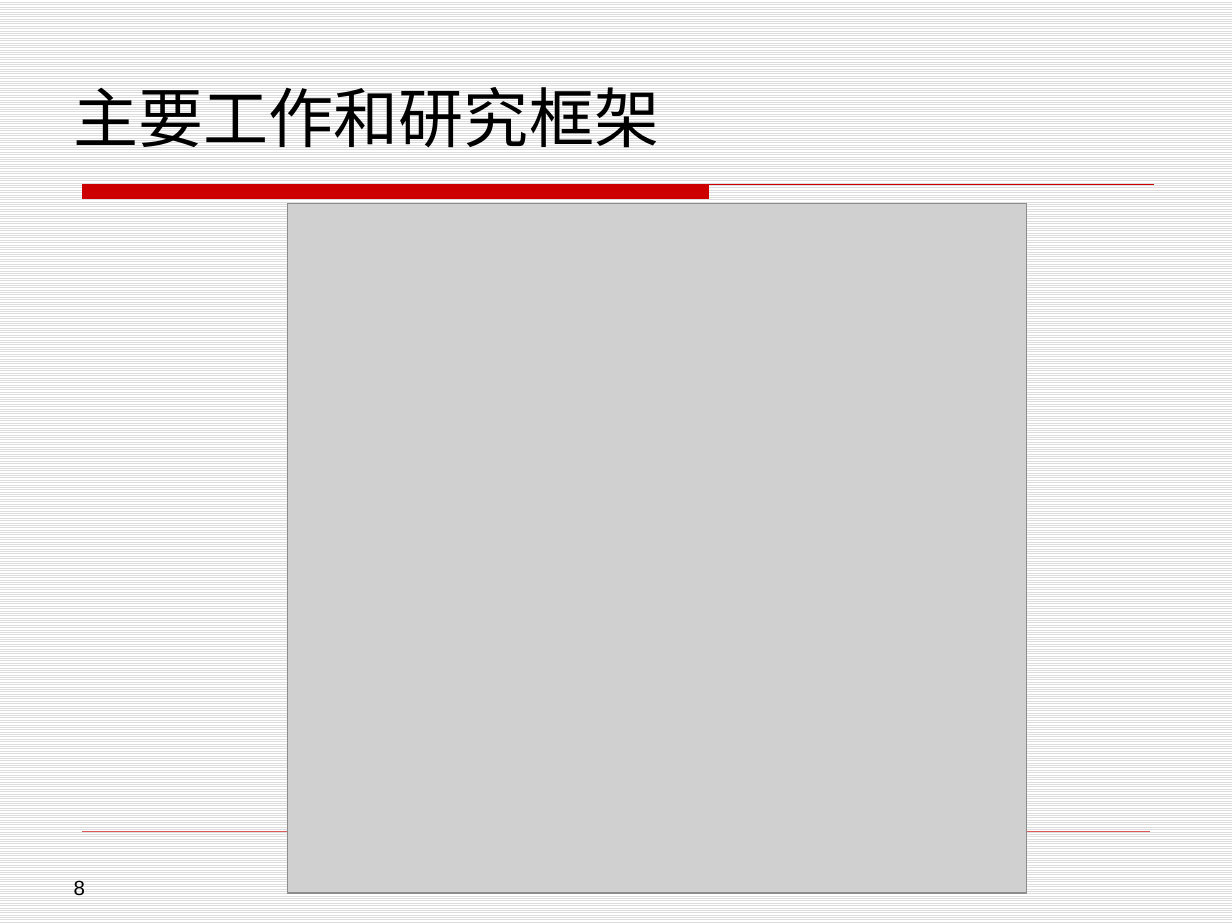
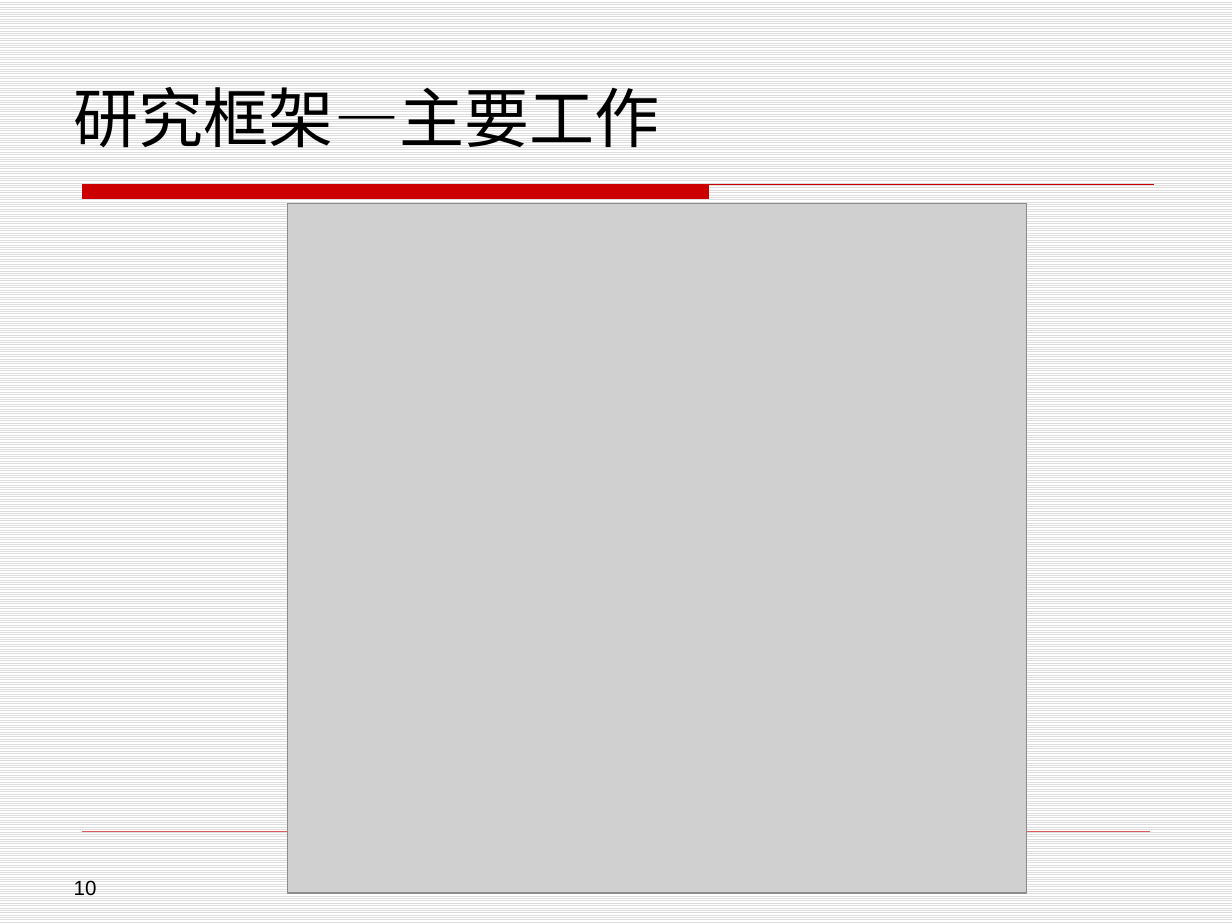
Before and after one commit to henryzhao/graduate, a slide deck: slide 10 of 赵玉琦硕士论文答辩.pptx (slide 8 before the commit). Drawn at 1232x924 pixels with LibreOffice and Linux fonts; fonts in the diff are those of the drawing; grey boxes stand for pictures; background and template pictures are left out. Boxes give left, top, right and bottom in pixels: in the first picture for what was removed or moved away, otherwise in the second. Text is boxed around its words. In the diff, an @@ line names an element or a change of style, - is before the commit and + after.

```diff
--- a/赵玉琦硕士论文答辩.pptx
+++ b/赵玉琦硕士论文答辩.pptx
@@ title at (74,87,660,148): text changed @@
-主要工作和研究框架
+研究框架—主要工作
@@ page number at (74,881,97,895): text changed @@
-8
+10
```
Also in this commit, not shown: 2 other slides changed, 2 slides added, 6 other files.
